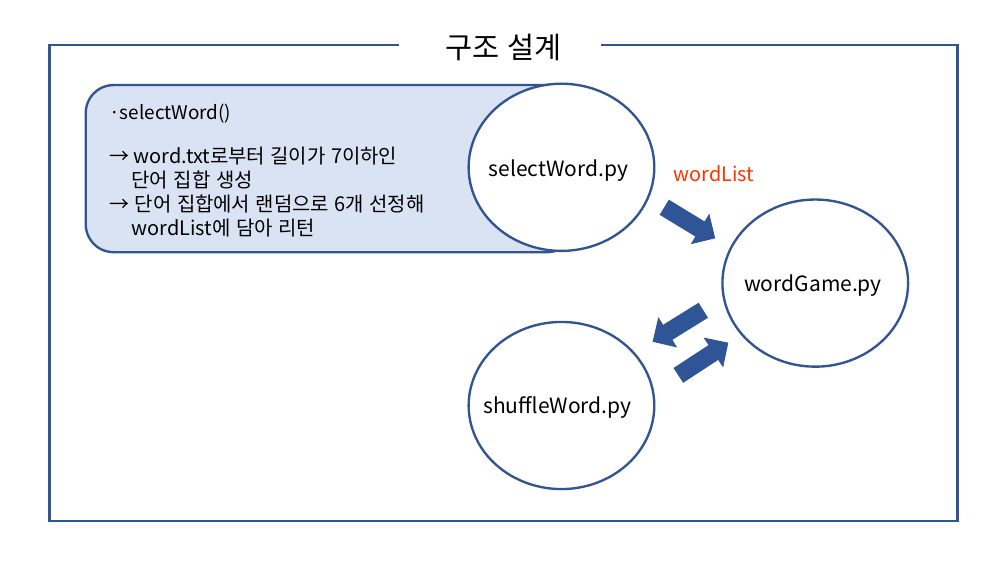
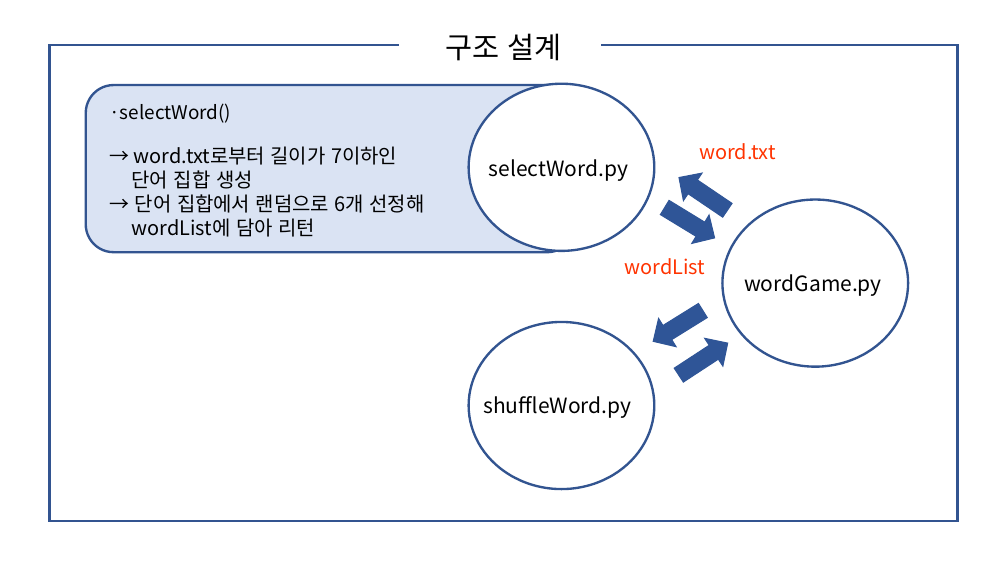
Before and after one commit to Shin-MG/SWP2_AD_project, a slide deck: slide 4 of AD 프로젝트 발표자료_20203090 신민경.pptx. Drawn at 1008x567 pixels with LibreOffice and Linux fonts; fonts in the diff are those of the drawing. Boxes give left, top, right and bottom in pixels: in the first picture for what was removed or moved away, otherwise in the second. Text is boxed around its words. In the diff, an @@ line names an element or a change of style, - is before the commit and + after.

Commit message:
Word Game 발표자료 (내용 수정)

```diff
--- a/AD 프로젝트 발표자료_20203090 신민경.pptx
+++ b/AD 프로젝트 발표자료_20203090 신민경.pptx
@@ text added at (699, 143, 775, 160), 19 pt, text #FF3300 @@
+word.txt
@@ down arrow added at (670, 164, 737, 224), fill #2F5597, outline #2F5597 1 pt @@
@@ text "wordList": place and size @@
-text "wordList" at (674, 165, 754, 182)
+text "wordList" at (625, 258, 705, 275)
```
Also in this commit, not shown: 2 other slides changed.
